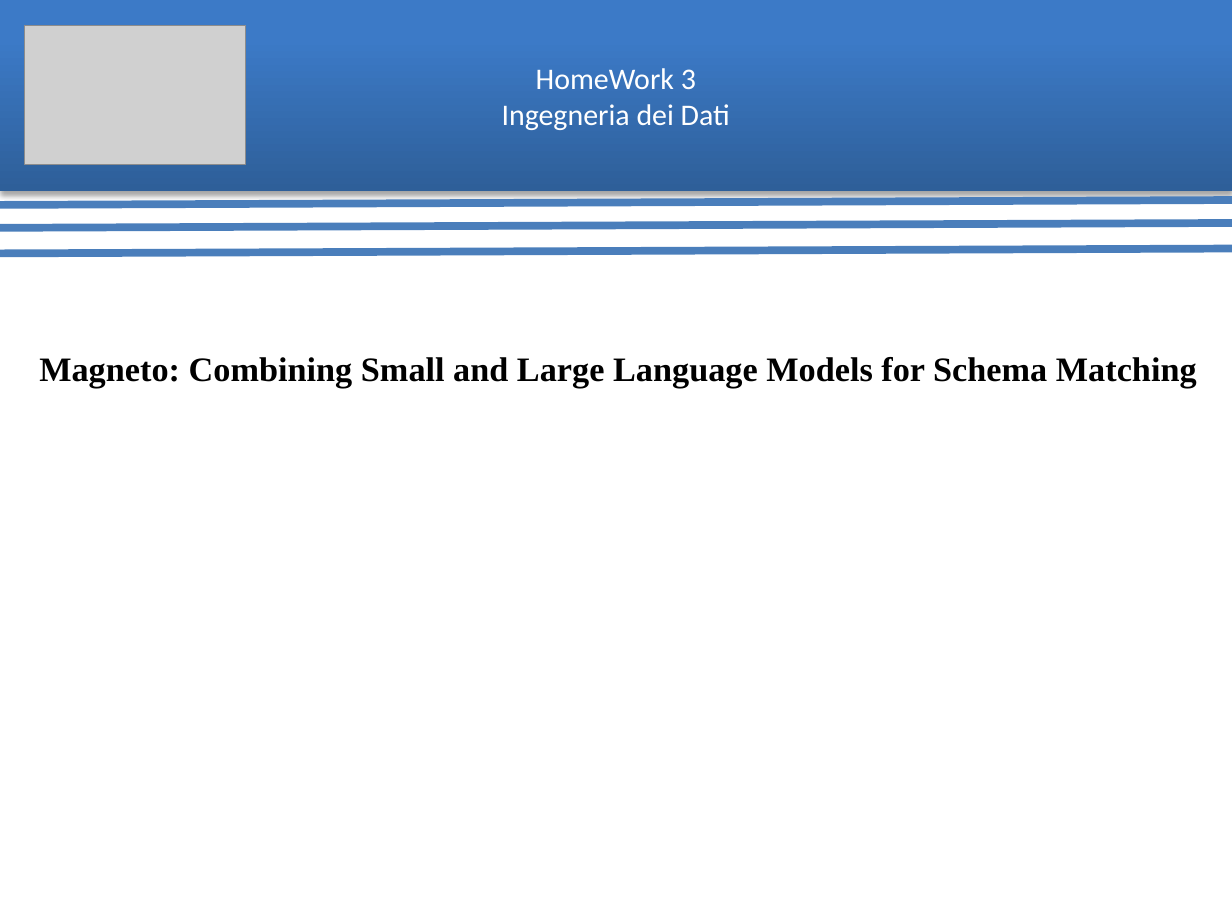
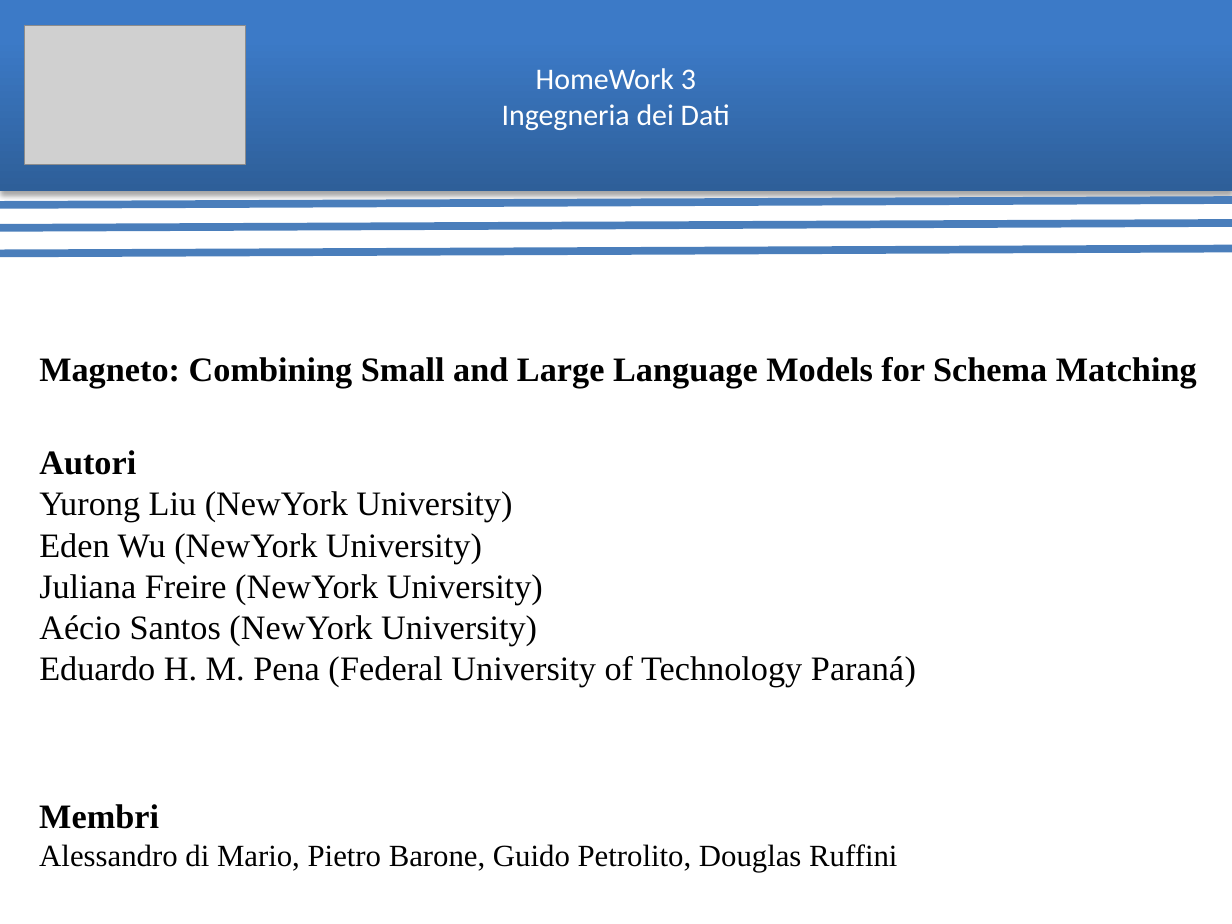
Before and after one commit to ArthexTheKing/Ingegneria-dei-Dati, a slide deck: slide 1 of Homework 3/HomeWork 3 Presentazione.pptx. Drawn at 1232x924 pixels with LibreOffice and Linux fonts; fonts in the diff are those of the drawing; grey boxes stand for pictures. Boxes give left, top, right and bottom in pixels: in the first picture for what was removed or moved away, otherwise in the second. Text is boxed around its words. In the diff, an @@ line names an element or a change of style, - is before the commit and + after.

```diff
--- a/Homework 3/HomeWork 3 Presentazione.pptx
+++ b/Homework 3/HomeWork 3 Presentazione.pptx
@@ text added at (x1=39, y1=450, x2=916, y2=687), 20 pt, text #000000 @@
+Autori
+Yurong Liu (NewYork University)
+Eden Wu (NewYork University)
+Juliana Freire (NewYork University)
+Aécio Santos (NewYork University)
+Eduardo H. M. Pena (Federal University of Technology Paraná)
@@ text added at (x1=39, y1=804, x2=897, y2=872), 18 pt, text #000000 @@
+Membri
+Alessandro di Mario, Pietro Barone, Guido Petrolito, Douglas Ruffini
```
Also in this commit, not shown: 9 other slides changed, 1 other file.
